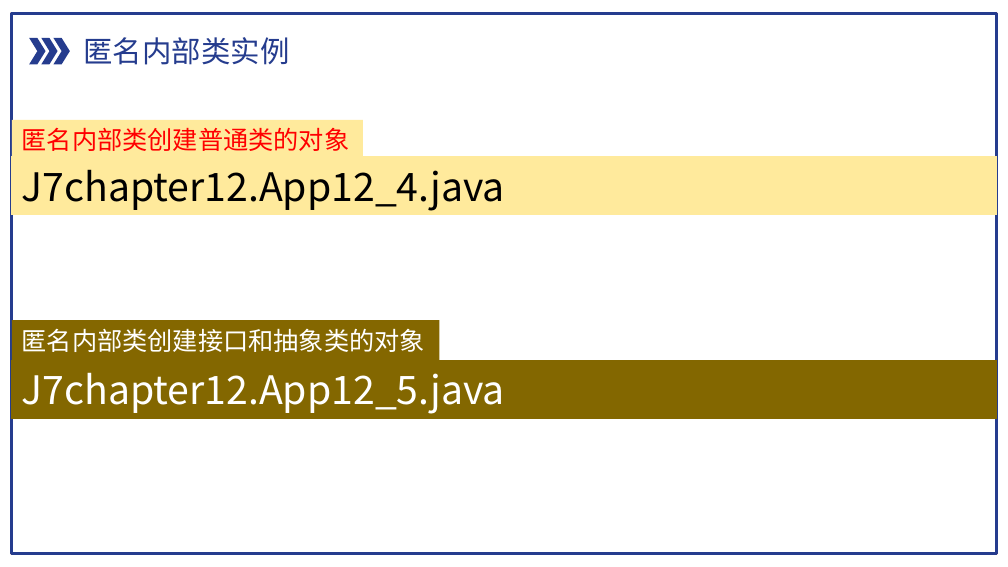
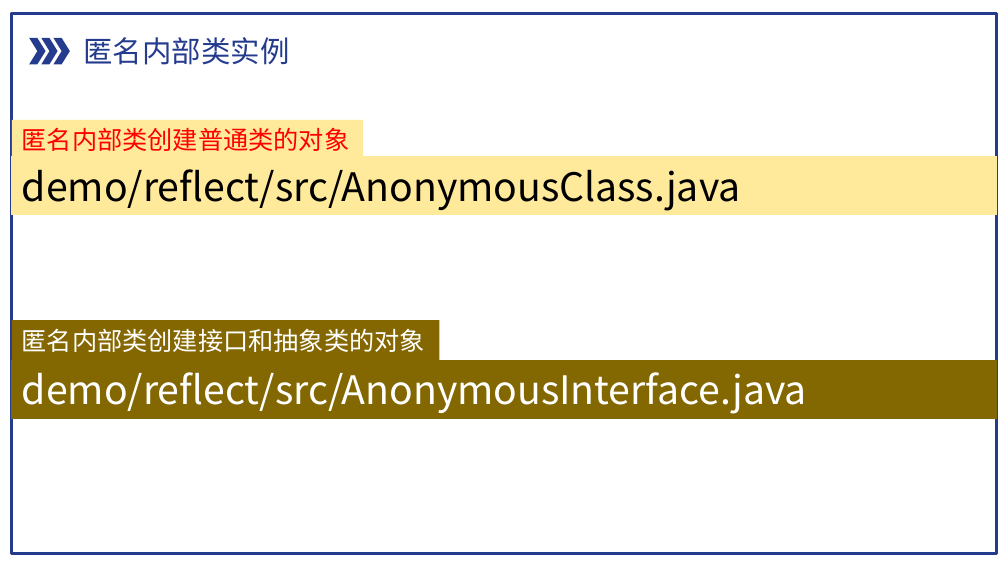
Before and after one commit to pdcxs/java-class-material, a slide deck: slide 22 of slides/08-Java面向对象编程-注解-反射-内部类-匿名内部类与Lambda表达式.pptx. Drawn at 1008x567 pixels with LibreOffice and Linux fonts; fonts in the diff are those of the drawing. Boxes give left, top, right and bottom in pixels: in the first picture for what was removed or moved away, otherwise in the second. Text is boxed around its words. In the diff, an @@ line names an element or a change of style, - is before the commit and + after.

```diff
--- a/slides/08-Java面向对象编程-注解-反射-内部类-匿名内部类与Lambda表达式.pptx
+++ b/slides/08-Java面向对象编程-注解-反射-内部类-匿名内部类与Lambda表达式.pptx
@@ text in rectangle at [22, 169, 741, 211]: text changed @@
-J7chapter12.App12_4.java
+demo/reflect/src/AnonymousClass.java
@@ text in rectangle at [22, 372, 807, 414]: text changed @@
-J7chapter12.App12_5.java
+demo/reflect/src/AnonymousInterface.java
```
Also in this commit, not shown: 6 other slides changed, 4 slides added, 38 other files.
